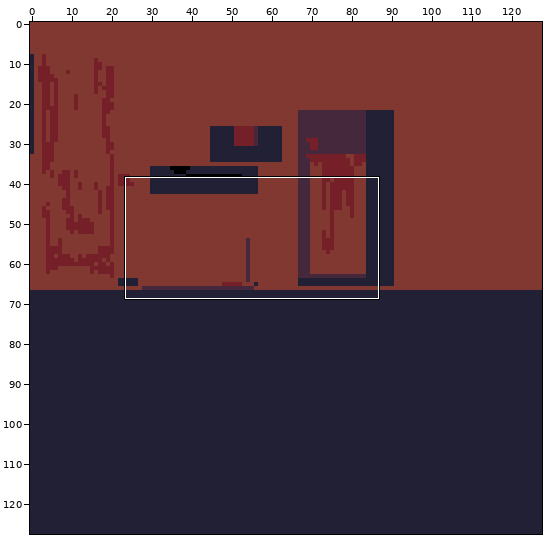
Sprite sheet -- ZeldaLike TING/Assets/Art/Textures/Village Voleur/T_Panneau_UGO.png. Above: a wide view before the commit, with the close-up outlined.
Close-up. Old version:
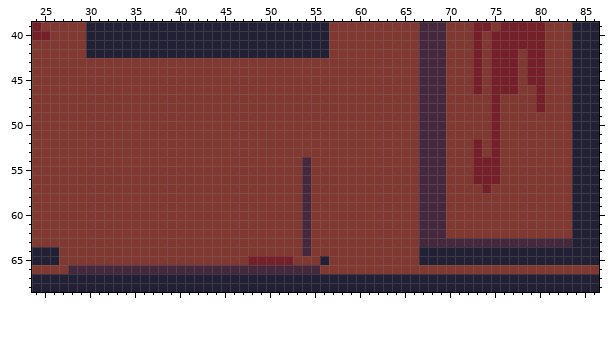
The file is 128x128 pixels. Shown: x 24..86, y 39..68.
Once edited:
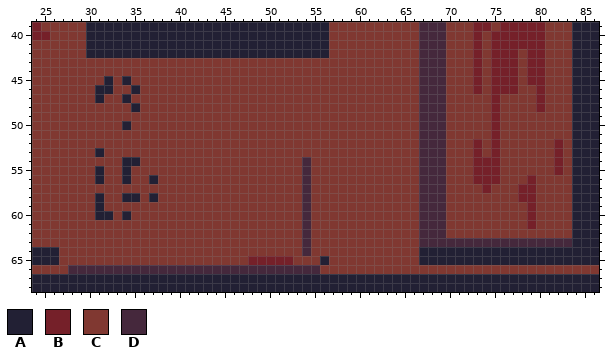
Palette (. is transparent): A #222034  B #752029  C #803831  D #45283c
The exact change:
Changed rows in their new state; - is an unchanged pixel.
first column x 31:
45 -A-A------------------------------------------------
46 AA--A-----------------------------------------------
47 A--A------------------------------------------------
48 ----A-----------------------------------------------
50 ---A------------------------------------------------
52 ---------------------------------------------------B
53 A--------------------------------------------------B
54 ---AA----------------------------------------------B
55 A--A-----------------------------------------------B
56 A--A--A-----------------------------------------B---
57 -----------------------------------------------BB---
58 A--AA-A----------------------------------------BB---
59 A-----------------------------------------------B---
60 AA-A--------------------------------------------B---
61 ------------------------------------------------B---
